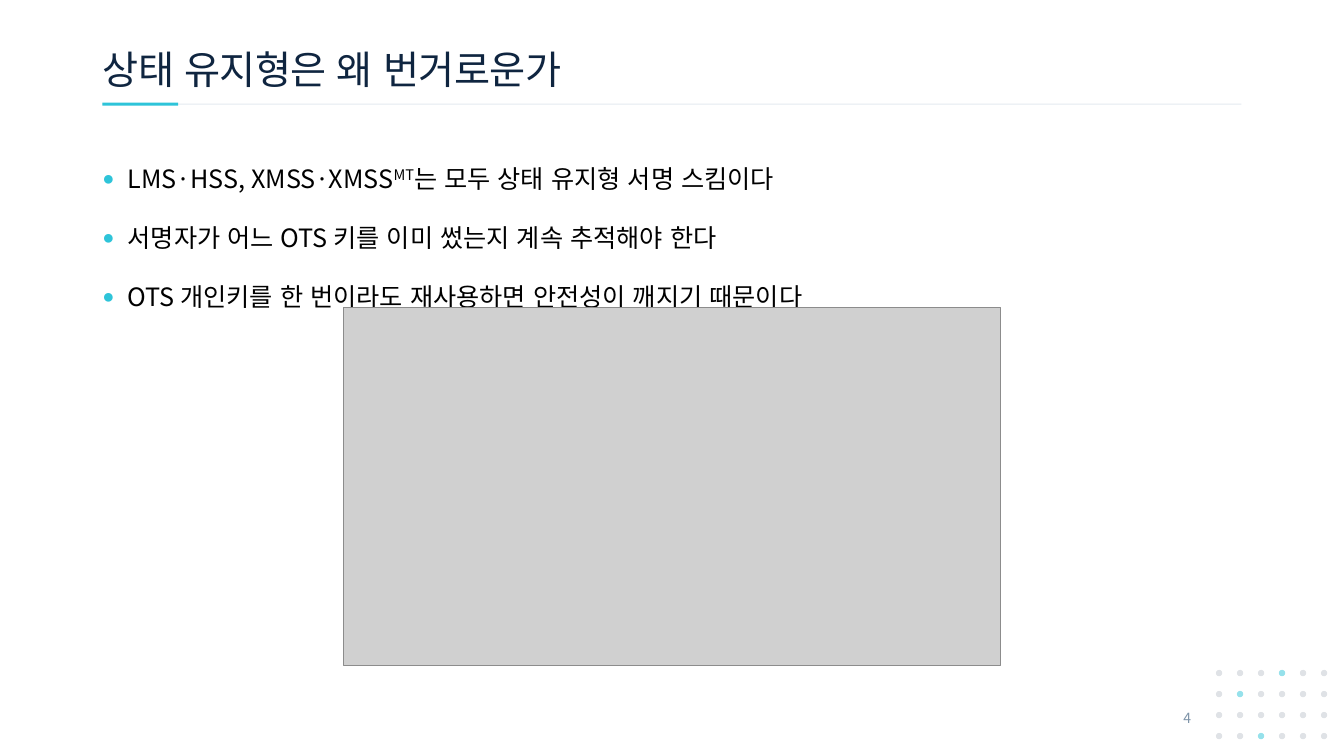
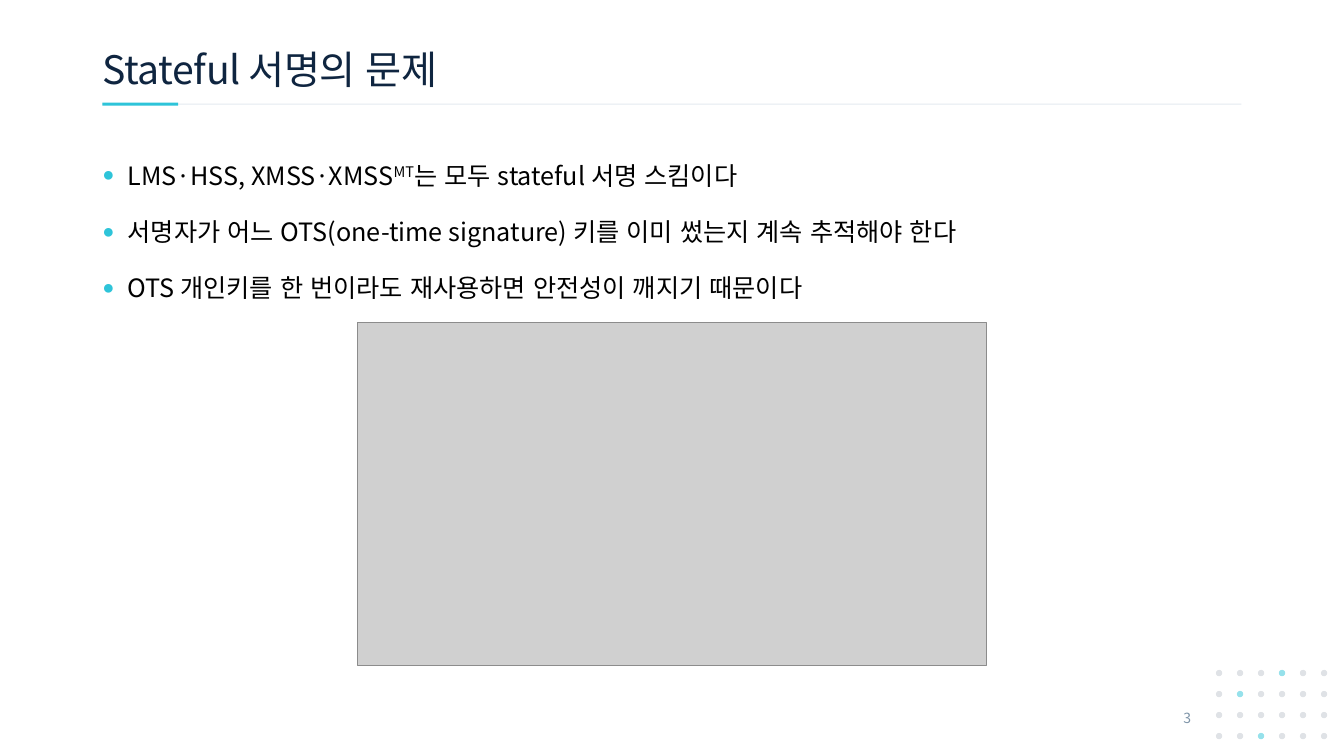
Before and after one commit to giyuubin/PQC, a slide deck: slide 3 of presentation/1007_18_SPHINCS-FTS-and-Virtual-Hypertree.pptx (slide 4 before the commit). Drawn at 1344x756 pixels with LibreOffice and Linux fonts; fonts in the diff are those of the drawing; grey boxes stand for pictures. Boxes give left, top, right and bottom in pixels: in the first picture for what was removed or moved away, otherwise in the second. Text is boxed around its words. In the diff, an @@ line names an element or a change of style, - is before the commit and + after.

```diff
--- a/presentation/1007_18_SPHINCS-FTS-and-Virtual-Hypertree.pptx
+++ b/presentation/1007_18_SPHINCS-FTS-and-Virtual-Hypertree.pptx
@@ title at <box>102,51,438,87</box>: text changed @@
-상태 유지형은 왜 번거로운가
+Stateful 서명의 문제
@@ text at <box>128,164,956,247</box>: text changed @@
-● LMS·HSS, XMSS·XMSSMT는 모두 상태 유지형 서명 스킴이다
-● 서명자가 어느 OTS 키를 이미 썼는지 계속 추적해야 한다
+● LMS·HSS, XMSS·XMSSMT는 모두 stateful 서명 스킴이다
+● 서명자가 어느 OTS(one-time signature) 키를 이미 썼는지 계속 추적해야 한다
@@ text at <box>128,276,803,299</box>: line spacing 1.5 to 1.4 @@
@@ picture: place and size @@
-picture at <box>344,308,1001,665</box>
+picture at <box>358,323,987,665</box>
@@ page number at <box>1183,712,1191,723</box>: text changed @@
-4
+3
```
Also in this commit, not shown: 21 other slides changed, 3 slides added, 8 slides removed.
